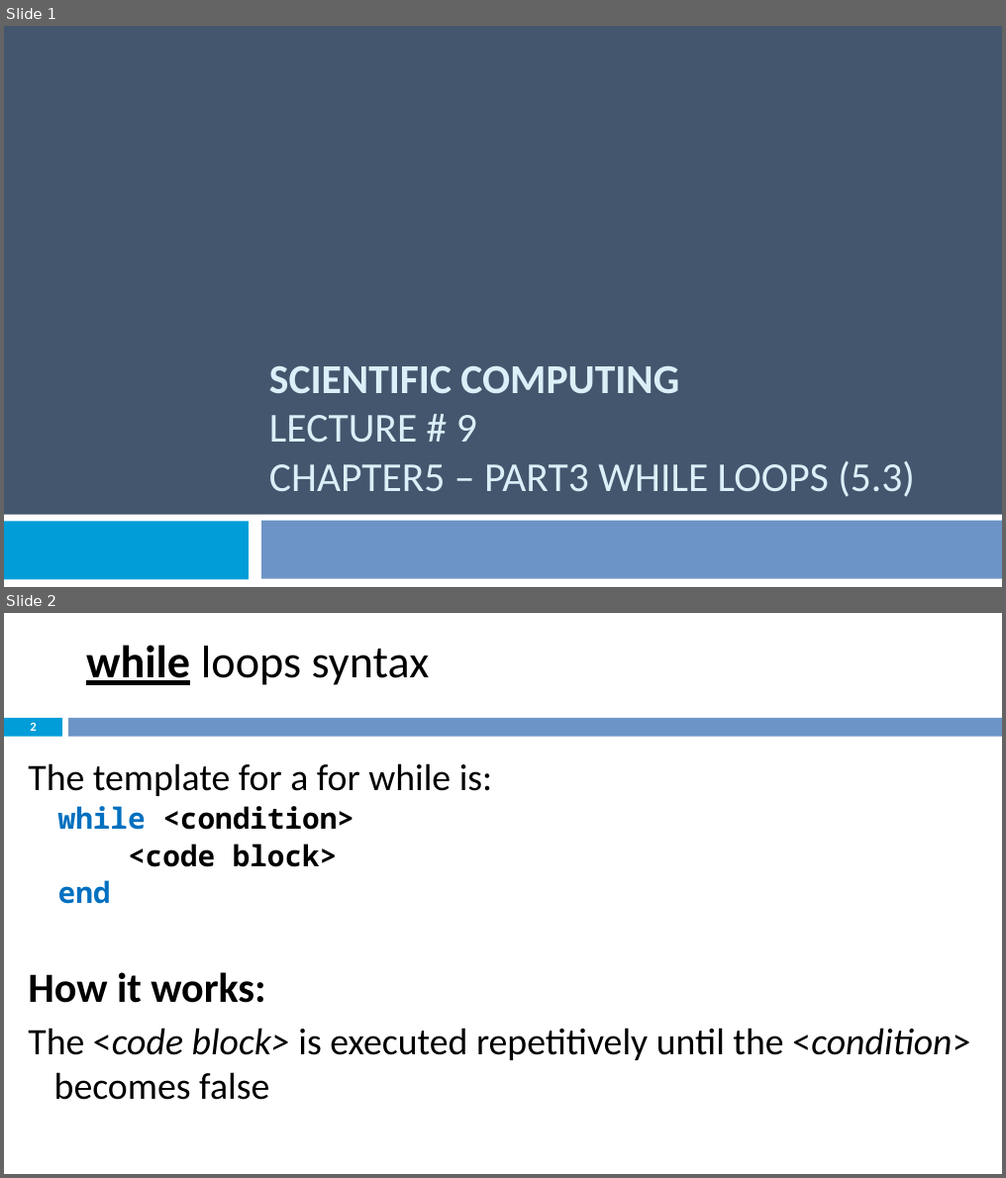
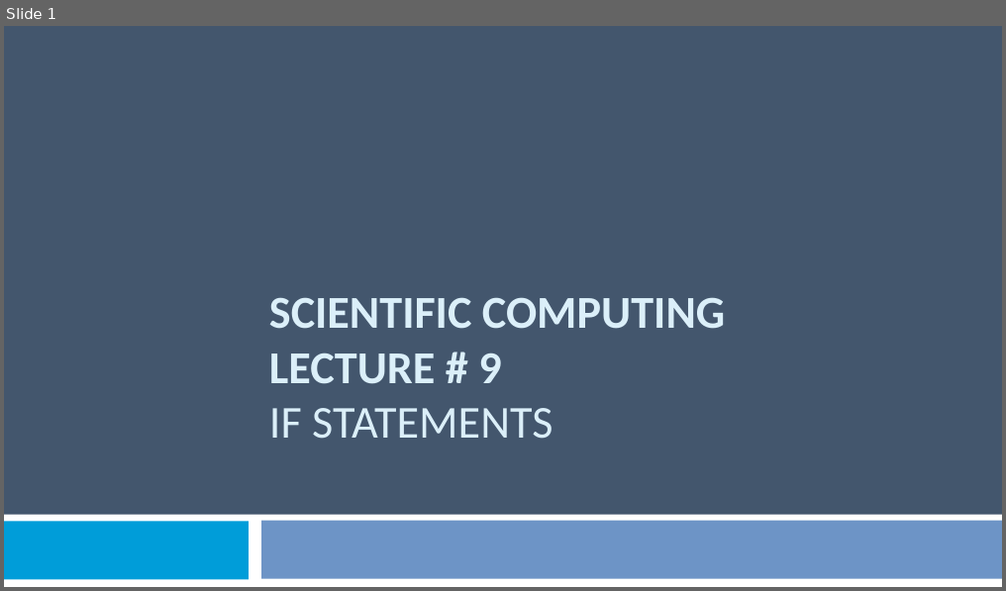
Before and after one commit to Emadalsuwat/emadalsuwat.github.io, a slide deck: scientificcomputing/Lecture 9.pptx. Shown one above the other, each under a label of ours: slides 1 and 2 before the commit, slide 1 after it. The pictures are 1006x1178 and 1006x591 pixels, drawn with LibreOffice and Linux fonts; fonts in the diff are those of the drawing. Boxes give left, top, right and bottom in pixels: in the first picture for what was removed or moved away, otherwise in the second. Text is boxed around its words. In the diff, an @@ line names an element or a change of style, - is before the commit and + after.

```diff
--- a/scientificcomputing/Lecture 9.pptx
+++ b/scientificcomputing/Lecture 9.pptx
@@ slide 2 removed at (4,613,1002,1174), background #FFFFFF @@
@@ text removed at (86,645,430,685) @@
-while loops syntax
@@ rectangle removed at (4,718,62,737) @@
@@ page number removed at (30,722,36,731) @@
-2
@@ rectangle removed at (68,718,1002,737) @@
@@ text removed at (28,763,970,1100) @@
-The template for a for while is:
-  while <condition>
-  <code block>
-  end
-How it works:
-The <code block> is executed repetitively until the <condition> becomes false
@@ slide 1 changed as well @@
@@ title at (269,297,725,439): text changed; size 39.6 to 44 pt; bold on @@
-SCIENTIFIC COMPUTING
-LECTURE # 9
-CHAPTER5 – PART3 WHILE LOOPS (5.3)
+SCIENTIFIC COMPUTING
+LECTURE # 9
+IF STATEMENTS
```
Also in this commit, not shown: 33 slides added, 18 other slides removed, 3 other files.
